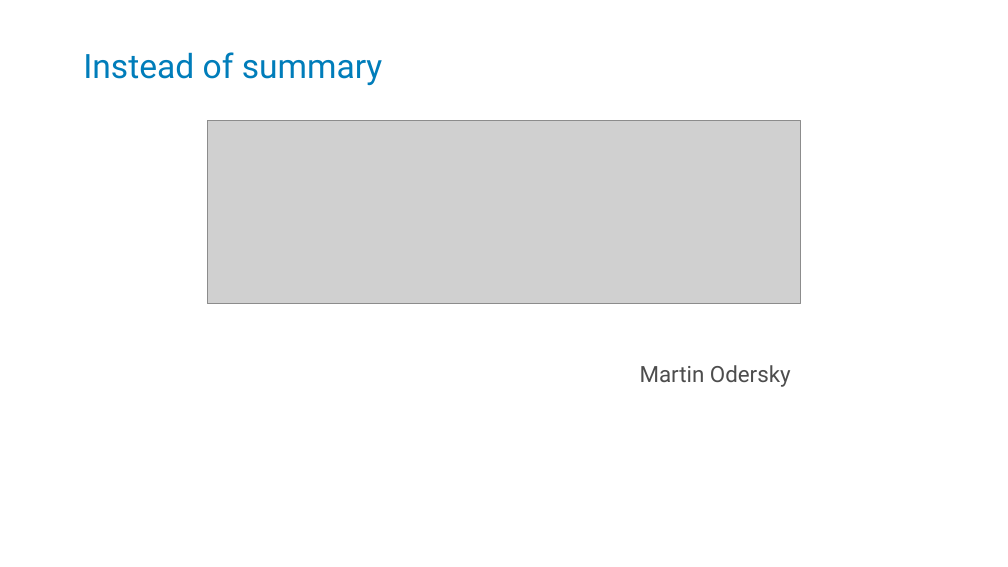
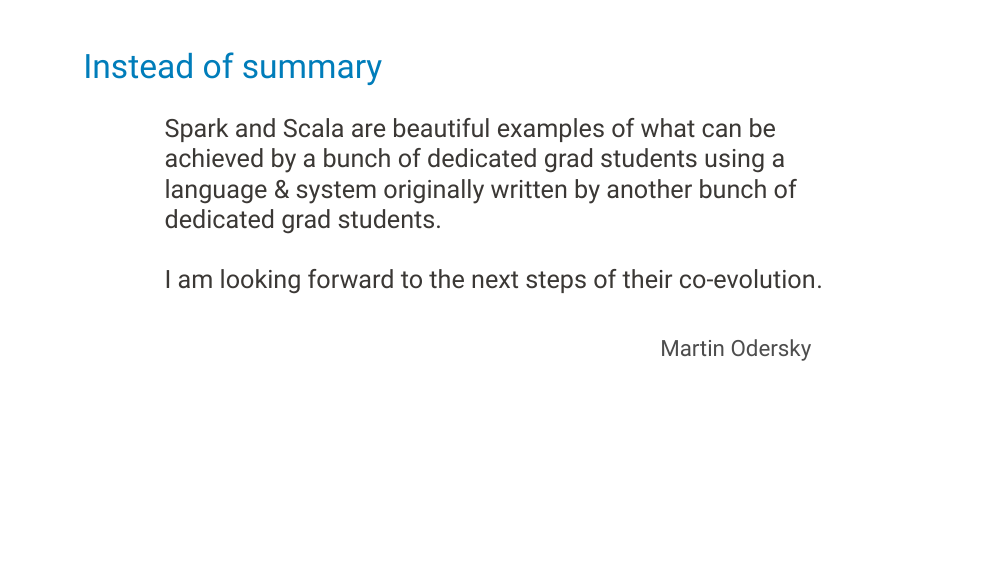
Before and after one commit to kstanaszek/SparkAndScalaInTandem, a slide deck: slide 22 of src/main/resources/slides.pptx (slide 21 before the commit). Drawn at 1008x567 pixels with LibreOffice and Linux fonts; fonts in the diff are those of the drawing; grey boxes stand for pictures. Boxes give left, top, right and bottom in pixels: in the first picture for what was removed or moved away, otherwise in the second. Text is boxed around its words. In the diff, an @@ line names an element or a change of style, - is before the commit and + after.

```diff
--- a/src/main/resources/slides.pptx
+++ b/src/main/resources/slides.pptx
@@ text added at <box>165,118,823,294</box>, 18 pt, text #3B3835 @@
+Spark and Scala are beautiful examples of what can be achieved by a bunch of dedicated grad students using a language & system originally written by another bunch of dedicated grad students.
+I am looking forward to the next steps of their co-evolution.
@@ picture removed at <box>208,120,801,303</box> @@
@@ text "Martin Odersky": place and size @@
-text "Martin Odersky" at <box>640,365,791,387</box>
+text "Martin Odersky" at <box>660,339,812,361</box>
```
Also in this commit, not shown: 14 other slides changed, 2 slides added, 3 slides removed.
